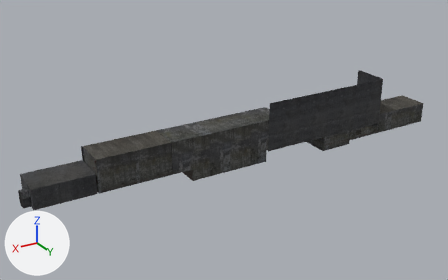
An edit to the FBX model Textures/BLife/LocationBLife.FBX, drawn before and after from the same camera.
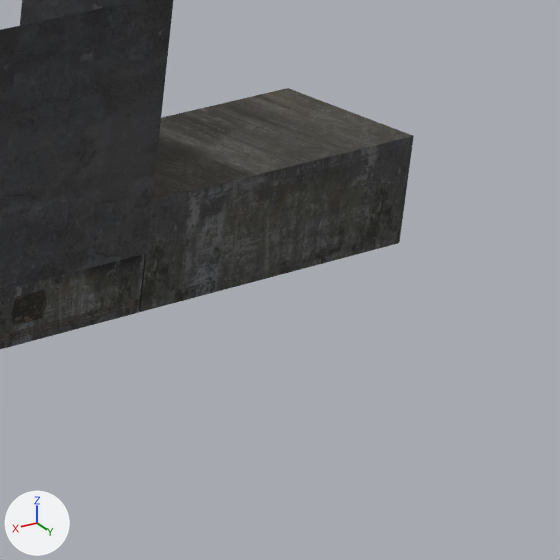
Each version appears first whole from a camera (50 mm lens) standing at (7.07, 10.58, 6.09) and looking at (0.54, -0.3, 0.65), and next in a close-up on the part from 79% to 100% of the width and 29% to 62% of the height. Arrows for +X, +Y and +Z are at lower left; the lights stay in place. Where no turn or scale is listed for an object, it has been applied to the vertices. Vertices at the same position are counted once.

Before the edit, the objects in view are built like this:
```python
me_box28_ncl1_1 = bpy.data.meshes.new('Box28_ncl1_1')
me_box28_ncl1_1.from_pydata(...)  # 819 vertices, 599 faces; spans x -3.69..5.11, y -0.58..0.18, z -0.39..0.72
me_box28_ncl1_1.materials.append(mat_01___default)  # picture img_uwmapinglocationblife_jpg
# before: 24 (-3.69, 0.16, -0.29) at pixel (399, 243), 25 (-2.16, 0.16, -0.29) at pixel (140, 312), 28 (-3.69, 0.16, 0.21) at pixel (413, 135), 29 (-2.16, 0.16, 0.21) at pixel (151, 200)
me_object01_ncl1_1 = bpy.data.meshes.new('Object01_ncl1_1')
me_object01_ncl1_1.from_pydata(...)  # 7542 vertices, 7258 faces; spans x -1.23..7.39, y -0.76..0.1, z -0.56..0.58
me_object01_ncl1_1.materials.append(mat_08___default)  # picture img_uwmapinglocationblsecrets_jpg
ob_box28 = bpy.data.objects.new('Box28', me_box28_ncl1_1)
ob_box28.location = (-1.393, 0.128, 0.441)
ob_object01 = bpy.data.objects.new('Object01', me_object01_ncl1_1)
ob_object01.location = (-2.304, 0.212, 0.991)
```
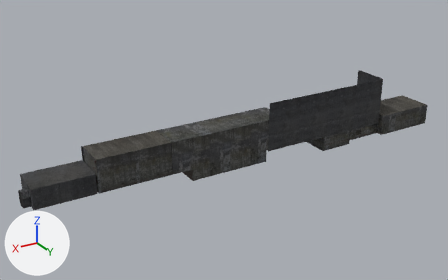
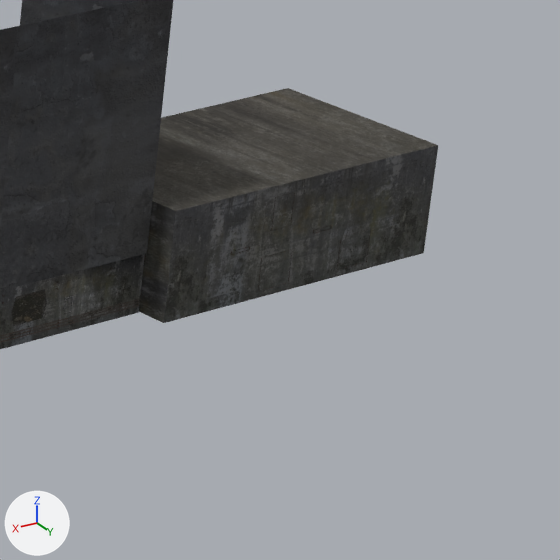
What differs and where, as boxes (x1, y1, x2, y2) in the close-ups (560 x 560 px; the box of a moved part takes in the faces that stretch with it):
'Box28', reshaped
    before: (0, 88, 414, 349)
    after: (0, 88, 438, 349)
part 1 of me_box28_ncl1_1, moved or reshaped
    before: (139, 113, 414, 312)
    after: (139, 113, 438, 323)

What changed in the scene script:
```text
Change me_box28_ncl1_1:
    where me_box28_ncl1_1.from_pydata(...)  # 819 vertices, 599 faces; spans x -3.69..5.11, y -0.58..0.18, z -0.39..0.72
    used by ob_box28; location = (-1.393, 0.128, 0.441)
    me_box28_ncl1_1 part 1
    add for i in [24, 25, 28, 29]: me_box28_ncl1_1.vertices[i].co += Vector((0.0, 0.14, 0.0))
```
